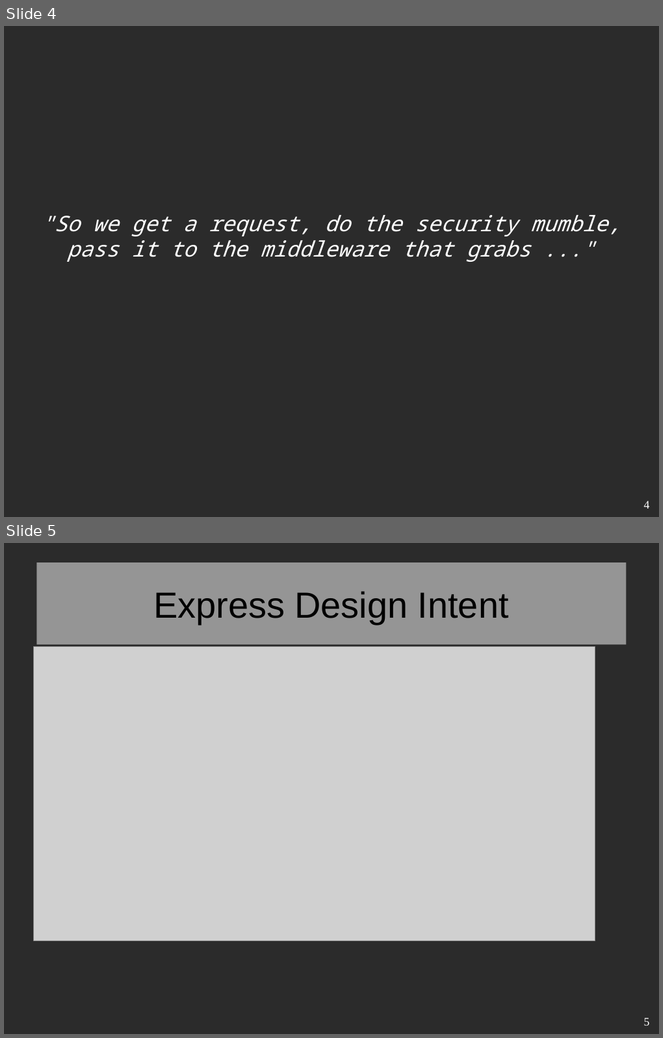
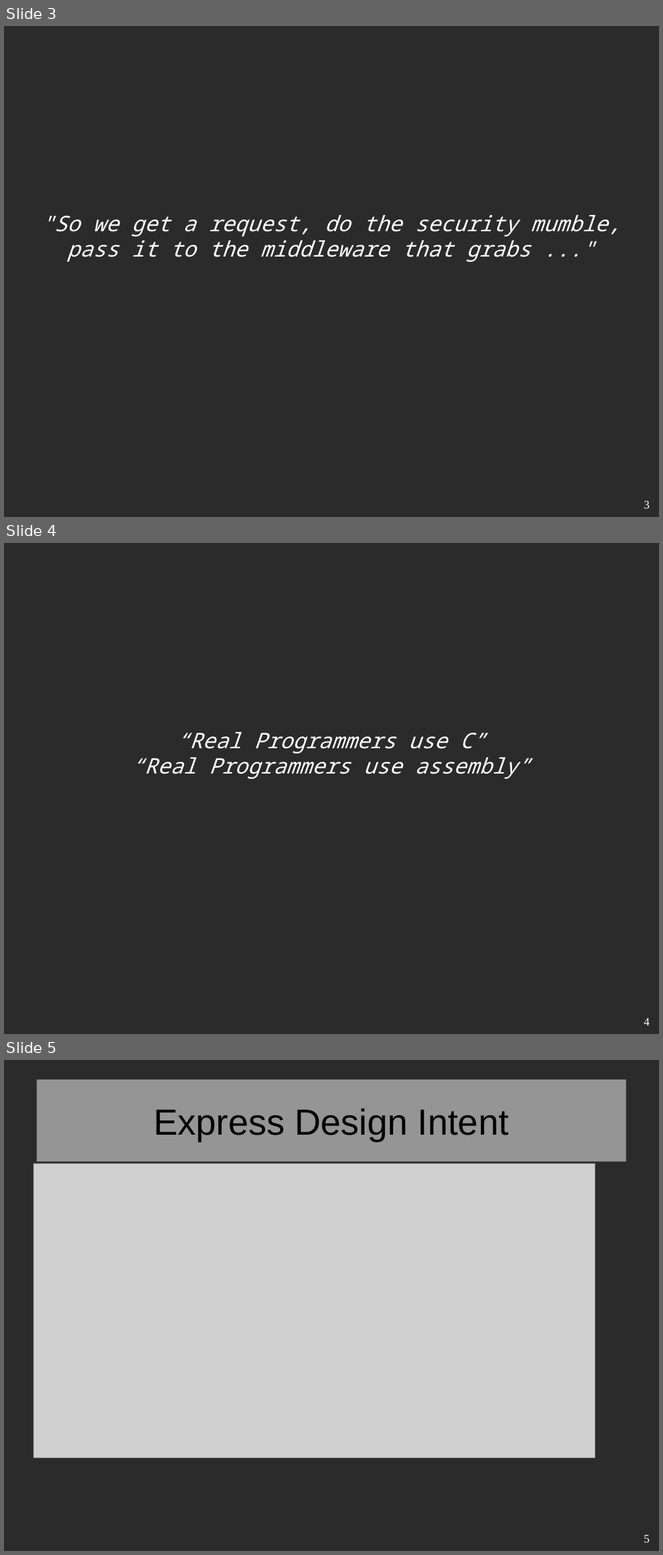
Before and after one commit to kaychaks/fnconfworkshop, a slide deck: talkslides/behavior.odp. Shown one above the other, each under a label of ours: slides 4 and 5 before the commit, slides 3, 4 and 5 after it. The pictures are 663x1038 and 663x1555 pixels, drawn with LibreOffice and Linux fonts; fonts in the diff are those of the drawing; grey boxes stand for pictures; background and template pictures are left out; a plain dark background stands for a picture behind light text. Boxes give left, top, right and bottom in pixels: in the first picture for what was removed or moved away, otherwise in the second. Text is boxed around its words. In the diff, an @@ line names an element or a change of style, - is before the commit and + after.

```diff
--- a/talkslides/behavior.odp
+++ b/talkslides/behavior.odp
@@ slide 4 added at (4, 543, 659, 1034), background picture (left out) @@
@@ subtitle added at (131, 732, 530, 779), 26 pt, text #FFFFFF, italic @@
+“Real Programmers use C”
+“Real Programmers use assembly”
@@ page number added at (644, 1018, 650, 1026), 14 pt, text #FFFFFF @@
+4
@@ what was slide 4 is now slide 3 @@
@@ page number at (644, 501, 650, 509): text changed @@
-4
+3
```
Also in this commit, not shown: 1 other slide added, 1 slide removed, 4 other files.
